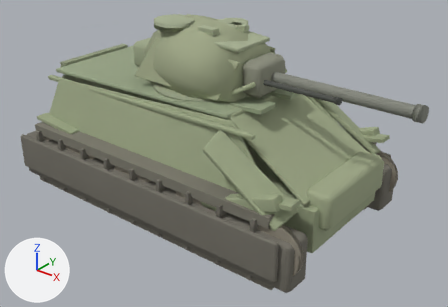
A saved change to the Blender file assets/authored/authored_sherman_boxmodel_v1/authored_sherman_boxmodel_v1.blend.
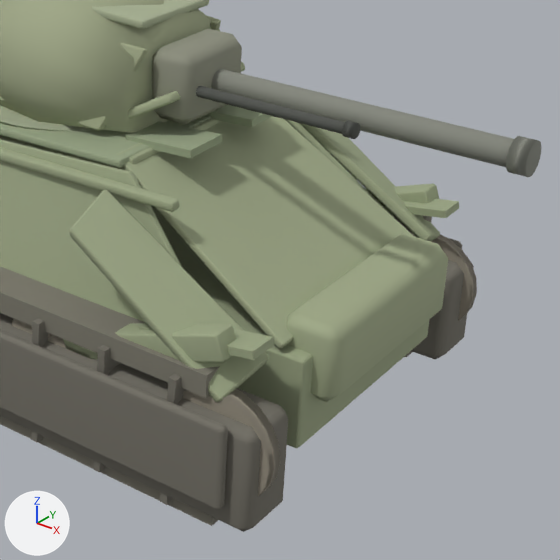
Each version is shown whole from a 50 mm camera at (3.79, -4.43, 2.73) aimed at (0.33, -0.11, 0.05), then close up on the part from 38% to 98% of the width and 13% to 100% of the height. The axes (+X, +Y, +Z) are drawn at lower left. The lights are the same throughout. The first two pictures are the older version.

Names of what the first close-up shows: 'barrel', 'hull_glacis_slope__hull_glacis', 'hull_lower_tub__hull_left', 'left_front_shoulder_armor_filler__hull_left', 'left_front_track_to_glacis_cover__hull_left', 'left_outer_track_skirt__track_outer', 'left_sloped_sponson__hull_left', 'left_track_motion', 'left_track_top_inner__track_inner_top_bottom', 'mantlet', 'right_front_shoulder_armor_filler__hull_right', 'right_front_track_to_glacis_cover__hull_right', 'rounded_transmission_cover__hull_glacis', 'turret_cast_oval_shell__turret_left' and 27 more.
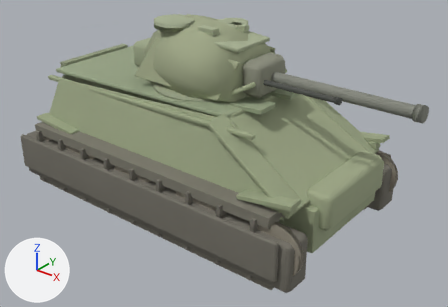
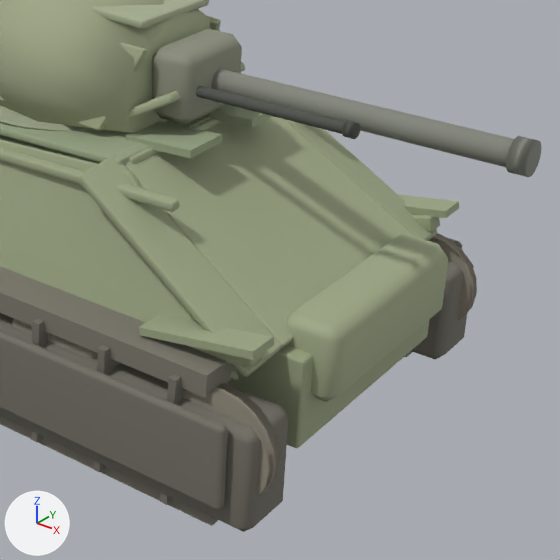
Commit message: Replace boxmodel shoulder wings with flush armor

The change, as a diff of the scene's bpy script:
```diff
--- a/assets/authored/authored_sherman_boxmodel_v1/authored_sherman_boxmodel_v1.blend.py
+++ b/assets/authored/authored_sherman_boxmodel_v1/authored_sherman_boxmodel_v1.blend.py
@@ me_right_flush_glacis_shoulder__hull_right_mesh @@
+me_right_flush_glacis_shoulder__hull_right_mesh.from_pydata([(0.66, 0.515, 0.685), (1.56, 0.59, 0.128), (1.54, 0.805, 0.095), (0.64, 0.725, 0.655)], [], [(0, 1, 2, 3)])
+me_right_flush_glacis_shoulder__hull_right_mesh.materials.append(mat_hull_right)  # greyish green #9ea886
@@ me_left_flush_glacis_shoulder__hull_left_mesh @@
+me_left_flush_glacis_shoulder__hull_left_mesh.from_pydata([(1.56, -0.59, 0.128), (0.66, -0.515, 0.685), (0.64, -0.725, 0.655), (1.54, -0.805, 0.095)], [], [(0, 1, 2, 3)])
+me_left_flush_glacis_shoulder__hull_left_mesh.materials.append(mat_hull_left)  # greyish green #9ea886
@@ ob_left_front_shoulder_armor_filler__hull_left @@
-ob_left_front_shoulder_armor_filler__hull_left = bpy.data.objects.new('left_front_shoulder_armor_filler__hull_left', me_left_front_shoulder_armor_filler__hull_left_mesh)
@@ ob_left_front_track_to_glacis_cover__hull_left @@
-ob_left_front_track_to_glacis_cover__hull_left = bpy.data.objects.new('left_front_track_to_glacis_cover__hull_left', me_left_front_track_to_glacis_cover__hull_left_mesh)
@@ ob_right_front_shoulder_armor_filler__hull_right @@
-ob_right_front_shoulder_armor_filler__hull_right = bpy.data.objects.new('right_front_shoulder_armor_filler__hull_right', me_right_front_shoulder_armor_filler__hull_right_mesh)
@@ ob_right_front_track_to_glacis_cover__hull_right @@
-ob_right_front_track_to_glacis_cover__hull_right = bpy.data.objects.new('right_front_track_to_glacis_cover__hull_right', me_right_front_track_to_glacis_cover__hull_right_mesh)
@@ ob_right_low_front_track_cheek__hull_right @@
+ob_right_low_front_track_cheek__hull_right = bpy.data.objects.new('right_low_front_track_cheek__hull_right', me_right_low_front_track_cheek__hull_right_mesh)  # a box spanning x -0.29..0.29, y -0.05..0.05, z -0.04..0.04; in mat_hull_right (greyish green #9ea886); modifiers BEVEL, WEIGHTED_NORMAL
+ob_right_low_front_track_cheek__hull_right.parent = ob_hull_root
+ob_right_low_front_track_cheek__hull_right.location = (1.27, 0.755, 0.11)
+ob_right_low_front_track_cheek__hull_right.rotation_euler = (0.0, -0.25, 0.0)  # degrees (0, -14, 0)
@@ ob_left_low_front_track_cheek__hull_left @@
+ob_left_low_front_track_cheek__hull_left = bpy.data.objects.new('left_low_front_track_cheek__hull_left', me_left_low_front_track_cheek__hull_left_mesh)  # a box spanning x -0.29..0.29, y -0.05..0.05, z -0.04..0.04; in mat_hull_left (greyish green #9ea886); modifiers BEVEL, WEIGHTED_NORMAL
+ob_left_low_front_track_cheek__hull_left.parent = ob_hull_root
+ob_left_low_front_track_cheek__hull_left.location = (1.27, -0.755, 0.11)
+ob_left_low_front_track_cheek__hull_left.rotation_euler = (0.0, -0.25, 0.0)  # degrees (0, -14, 0)
@@ ob_right_flush_glacis_shoulder__hull_right @@
+ob_right_flush_glacis_shoulder__hull_right = bpy.data.objects.new('right_flush_glacis_shoulder__hull_right', me_right_flush_glacis_shoulder__hull_right_mesh)  # modifiers SOLIDIFY, BEVEL, WEIGHTED_NORMAL
+ob_right_flush_glacis_shoulder__hull_right.parent = ob_hull_root
+ob_right_flush_glacis_shoulder__hull_right.location = (0.0, 0.0, 0.0)
@@ ob_left_flush_glacis_shoulder__hull_left @@
+ob_left_flush_glacis_shoulder__hull_left = bpy.data.objects.new('left_flush_glacis_shoulder__hull_left', me_left_flush_glacis_shoulder__hull_left_mesh)  # modifiers SOLIDIFY, BEVEL, WEIGHTED_NORMAL
+ob_left_flush_glacis_shoulder__hull_left.parent = ob_hull_root
+ob_left_flush_glacis_shoulder__hull_left.location = (0.0, 0.0, 0.0)
```

What differs and where, as boxes [x1, y1, x2, y2] in the close-ups (560 x 560 px):
'left_front_shoulder_armor_filler__hull_left', deleted
    before: [70, 190, 268, 402]
'left_flush_glacis_shoulder__hull_left', added
    after: [78, 156, 281, 377]
'right_front_shoulder_armor_filler__hull_right', deleted
    before: [300, 123, 440, 241]
'right_flush_glacis_shoulder__hull_right', added
    after: [285, 119, 437, 241]
'left_front_track_to_glacis_cover__hull_left', deleted
    before: [63, 323, 236, 363]
'right_front_track_to_glacis_cover__hull_right', deleted
    before: [366, 183, 439, 216]
'left_low_front_track_cheek__hull_left', added
    after: [189, 346, 264, 366]
'right_low_front_track_cheek__hull_right', added
    after: [412, 214, 440, 233]
'left_front_fender__hull_left', unchanged, uncovered by the edit
    before: [139, 323, 274, 360]
    after: [139, 315, 274, 360]
